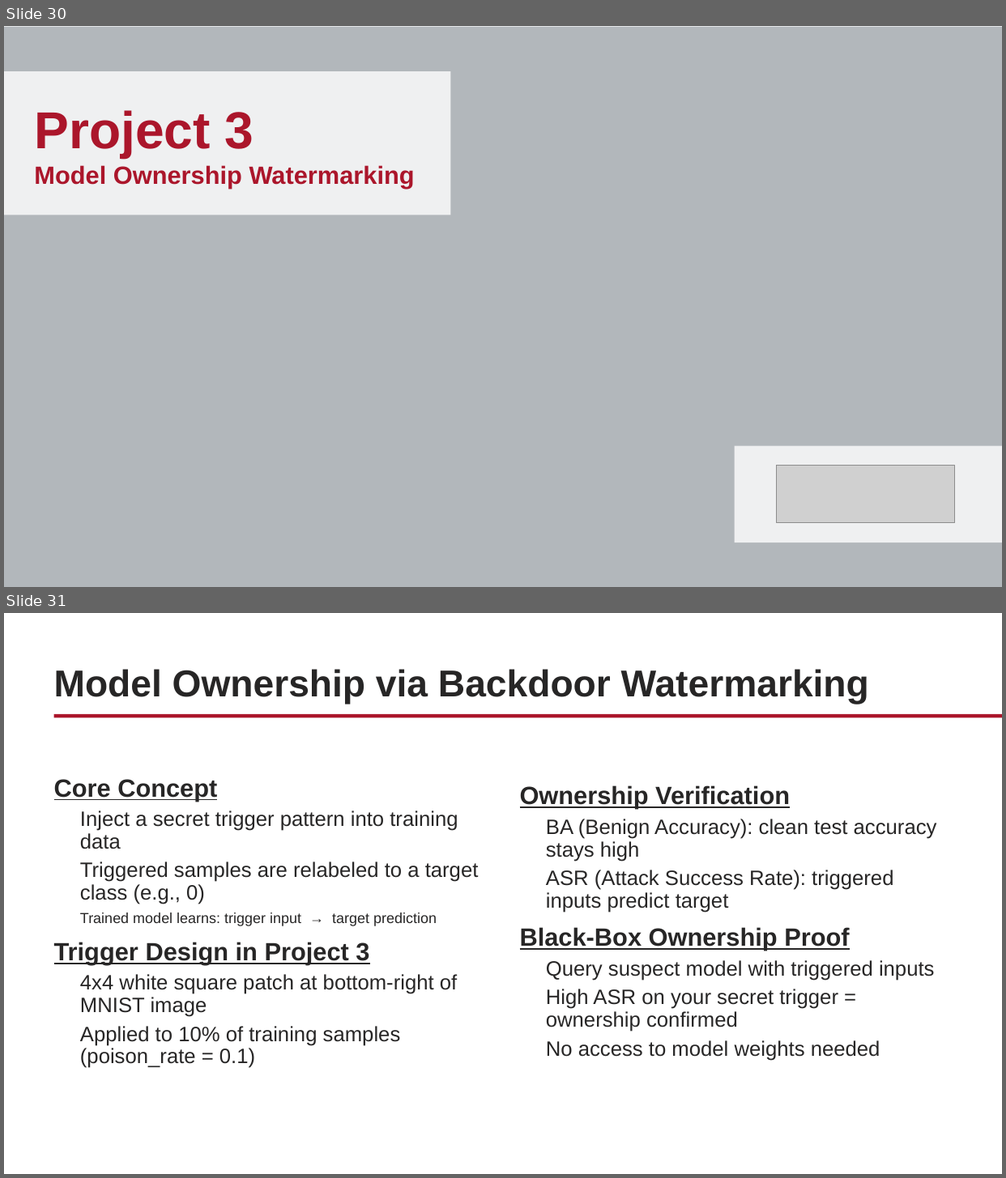
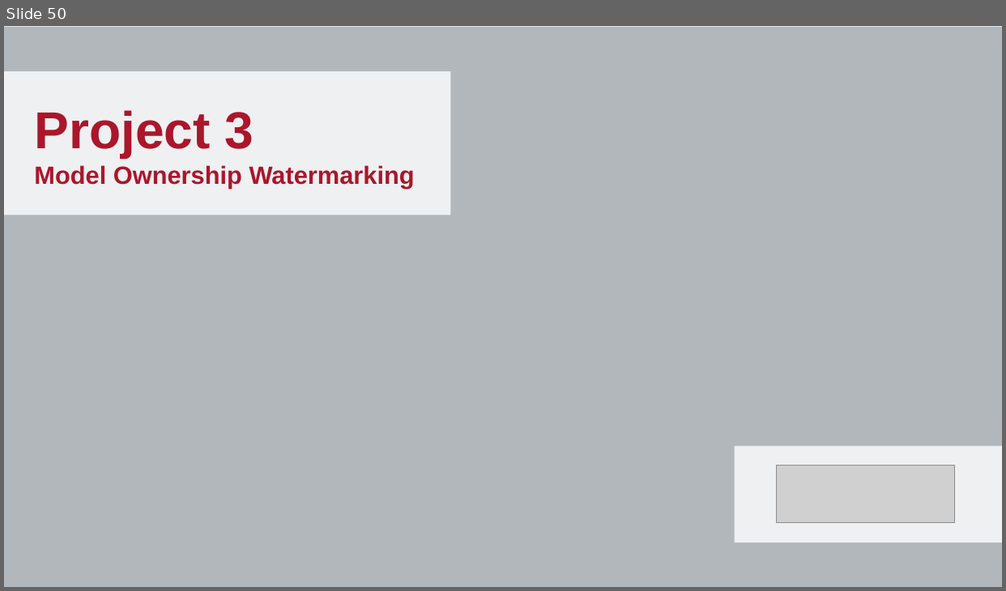
Before and after one commit to WPI-LIONS-Group/NAIRR-Workshops, a slide deck: 2.2/2.2 NAIRR Workshop.pptx. Shown one above the other, each under a label of ours: slides 30 and 31 before the commit, slide 50 after it. The pictures are 1006x1178 and 1006x591 pixels, drawn with LibreOffice and Linux fonts; fonts in the diff are those of the drawing; grey boxes stand for pictures; background and template pictures are left out. Boxes give left, top, right and bottom in pixels: in the first picture for what was removed or moved away, otherwise in the second. Text is boxed around its words. In the diff, an @@ line names an element or a change of style, - is before the commit and + after.

```diff
--- a/2.2/2.2 NAIRR Workshop.pptx
+++ b/2.2/2.2 NAIRR Workshop.pptx
@@ slide 31 removed at [4, 613, 1002, 1174], background #FFFFFF; not listed: 1 template element that a slide beside it also shows @@
@@ title removed at [54, 669, 869, 705] @@
-Model Ownership via Backdoor Watermarking
@@ text removed at [54, 779, 479, 1068] @@
-Core Concept
-  Inject a secret trigger pattern into training data
-  Triggered samples are relabeled to a target class (e.g., 0)
-  Trained model learns: trigger input → target prediction
-Trigger Design in Project 3
-  4x4 white square patch at bottom-right of MNIST image
-  Applied to 10% of training samples (poison_rate = 0.1)
@@ text removed at [520, 786, 937, 1061] @@
-Ownership Verification
-  BA (Benign Accuracy): clean test accuracy stays high
-  ASR (Attack Success Rate): triggered inputs predict target
-Black-Box Ownership Proof
-  Query suspect model with triggered inputs
-  High ASR on your secret trigger = ownership confirmed
-  No access to model weights needed
@@ what was slide 30 is now slide 50 @@
```
Also in this commit, not shown: 8 slides changed, 34 slides added, 8 other slides removed, 2 other files.
